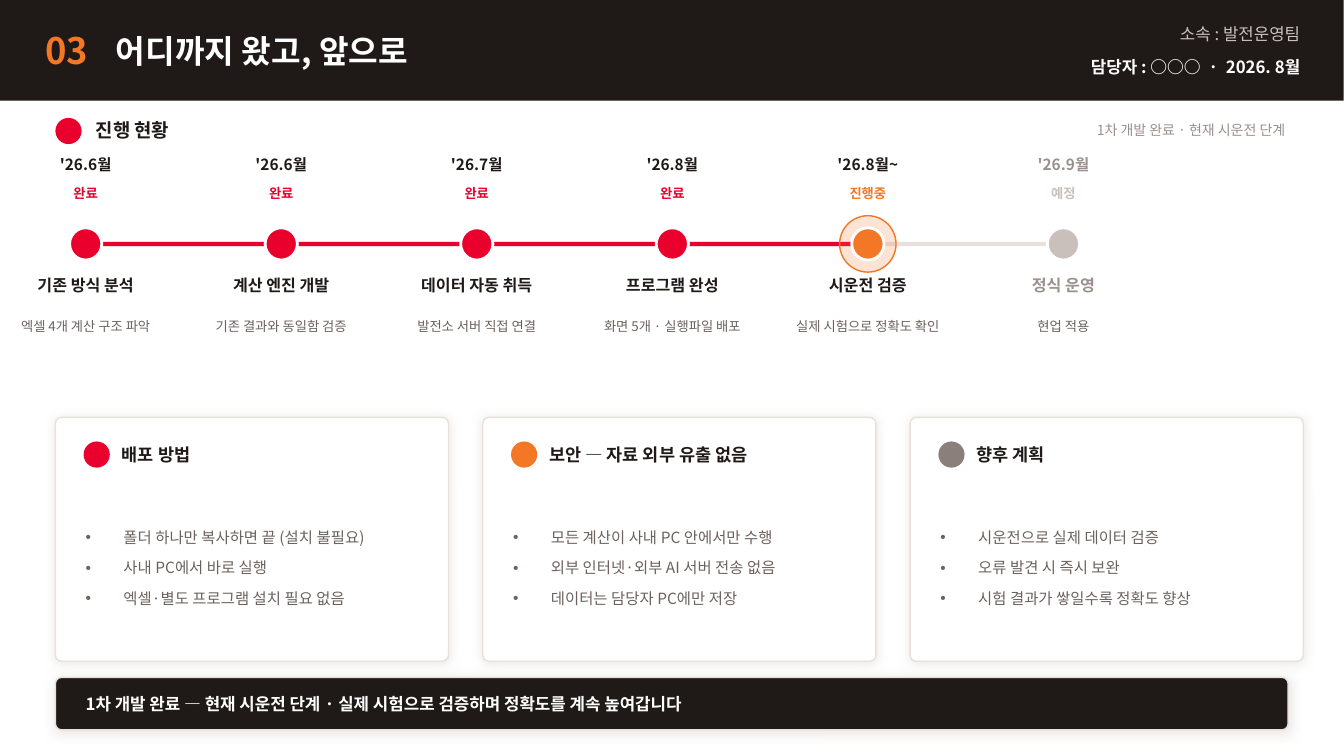
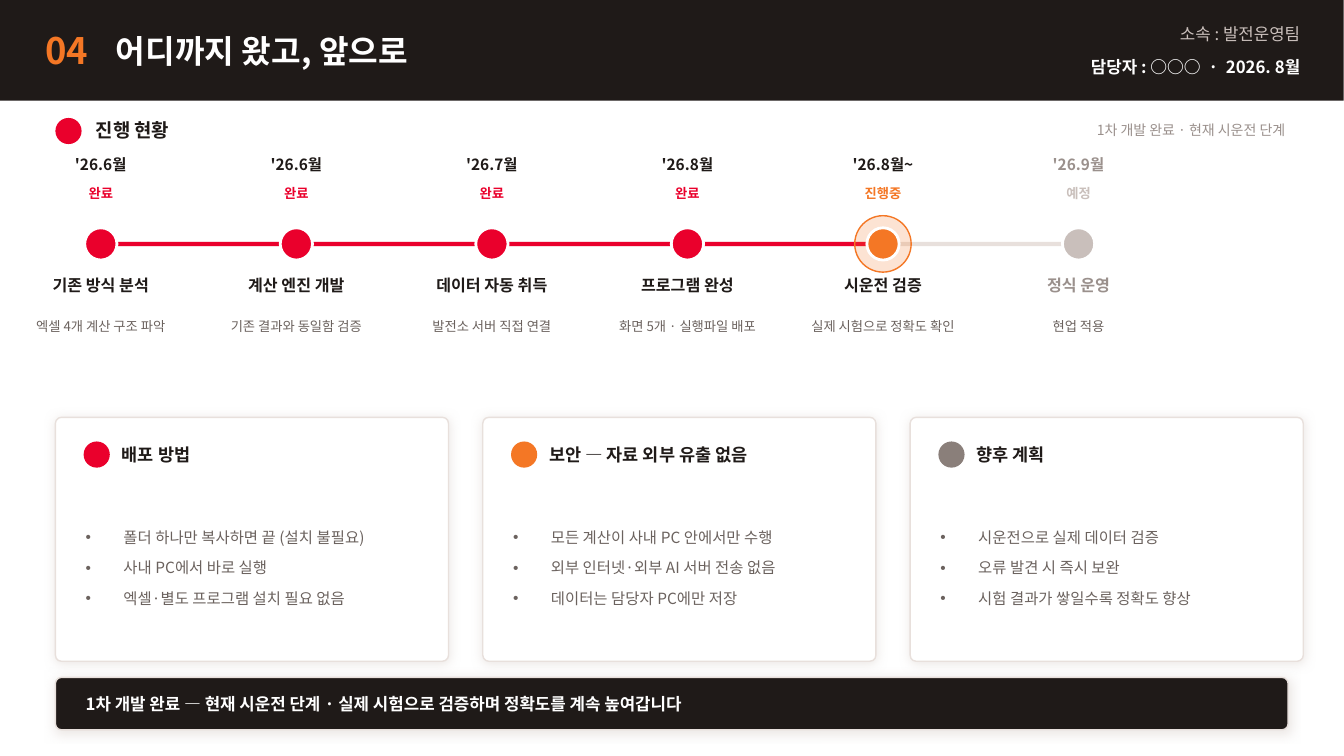
Before and after one commit to jooh-ai/Narae-AI, a slide deck: slide 4 of docs/ppt/PPT1_공급가능용량_프로젝트보고.pptx (slide 3 before the commit). Drawn at 1344x756 pixels with LibreOffice and Linux fonts; fonts in the diff are those of the drawing. Boxes give left, top, right and bottom in pixels: in the first picture for what was removed or moved away, otherwise in the second. Text is boxed around its words. In the diff, an @@ line names an element or a change of style, - is before the commit and + after.

```diff
--- a/docs/ppt/PPT1_공급가능용량_프로젝트보고.pptx
+++ b/docs/ppt/PPT1_공급가능용량_프로젝트보고.pptx
@@ text at box(45, 36, 88, 65): text changed @@
-03
+04
@@ 24 texts, 7 ellipses, 2 lines: place and size @@
-24 texts, 7 ellipses, 2 lines at box(21, 157, 1095, 332)
+24 texts, 7 ellipses, 2 lines at box(36, 157, 1110, 332)
```
Also in this commit, not shown: 2 other slides changed, 1 slide added, 2 other files.
